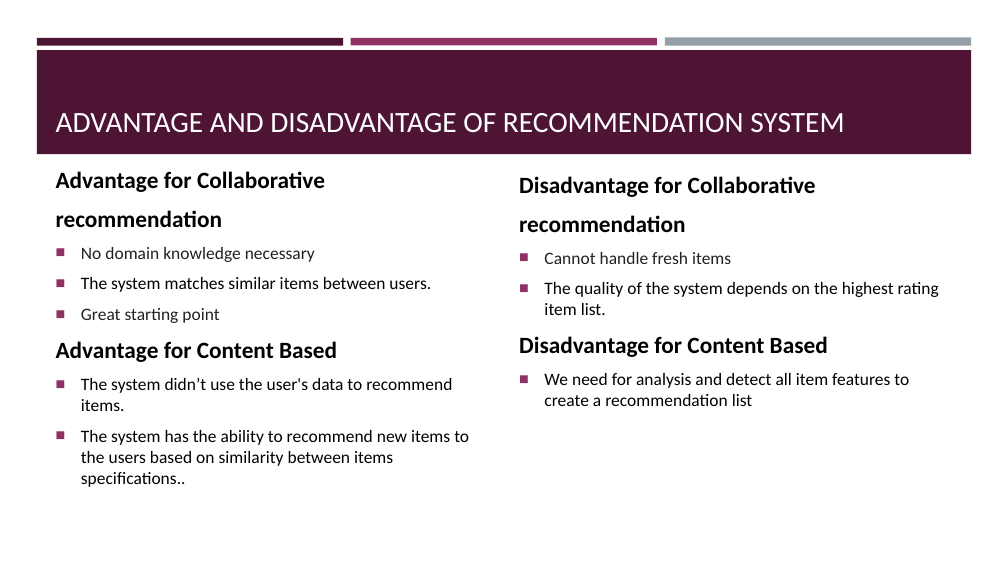
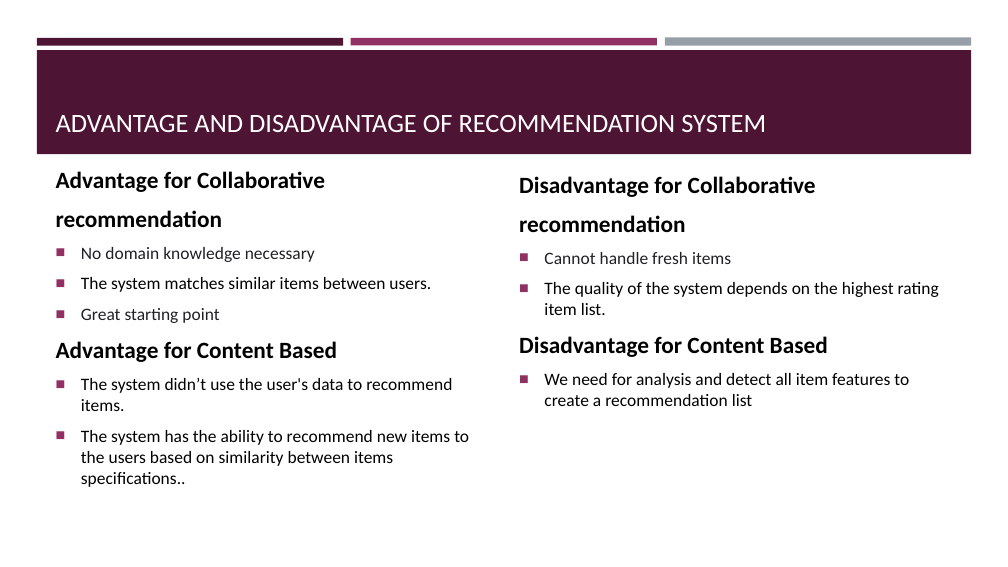
Before and after one commit to InnomaticsResearchLabsProject/Recommendation-system, a slide deck: slide 8 of Movie_RS1.pptx (slide 11 before the commit). Drawn at 1008x567 pixels with LibreOffice and Linux fonts; fonts in the diff are those of the drawing. Boxes give left, top, right and bottom in pixels: in the first picture for what was removed or moved away, otherwise in the second. Text is boxed around its words. In the diff, an @@ line names an element or a change of style, - is before the commit and + after.

```diff
--- a/Movie_RS1.pptx
+++ b/Movie_RS1.pptx
@@ title "ADVANTAGE AND DISADVANTAGE OF RECOMMENDATION ..." at bbox=[56, 115, 766, 132]: size 28 to 25.2 pt @@
```
